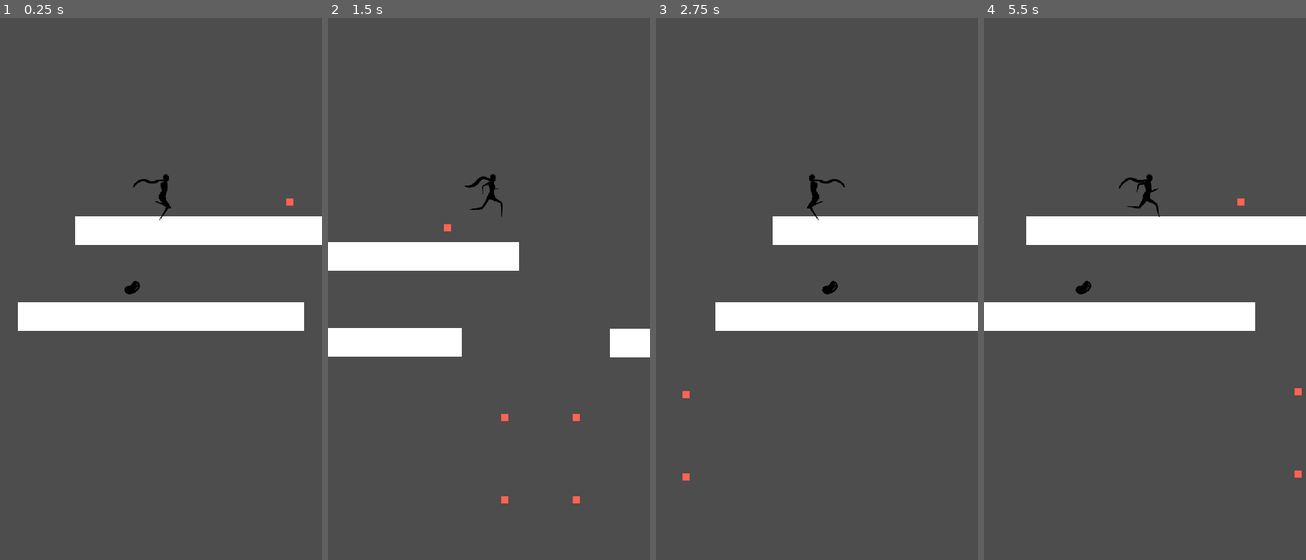
Above: before the commit, frames 1-4 (left to right).
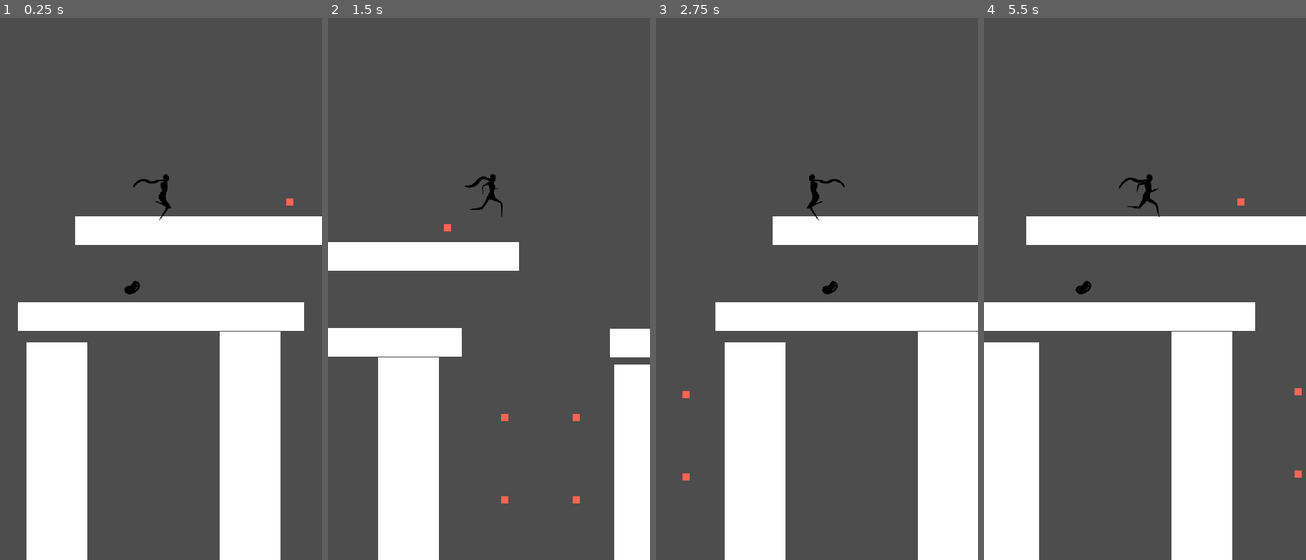
Above: after the commit, the same moments.

Repository: TylerPelaez/Sprouts
Game: Godot game, scene res://Levels/AirLevel1.tscn
The game is run twice, just before and just after one commit, with the same random seed, the same clock (stepped at 60 frames per second) and the same inputs.
Inputs:
- Up to frame 1 (0.25 s): no input
- Up to frame 2 (1.5 s): tap Enter at 0.5 s; hold E (Hit Switch) 0.53-1.28 s; hold D (Right) from 0.53 s (still down); tap Space (Jump) at 0.77 s; tap E (Hit Switch) at 1.35 s
- Up to frame 3 (2.75 s): tap Space (Jump) at 1.52 s; release D (Right) at 2.03 s; hold A (Left) from 2.03 s (still down); hold E (Hit Switch) from 2.03 s (still down)
- Up to frame 4 (5.5 s): release A (Left) at 2.78 s; release E (Hit Switch) at 2.78 s; hold D (Right) 2.78-4.28 s; tap E (Hit Switch) at 2.85, 4.35 s; tap Space (Jump) at 3.02, 3.77, 4.52 s; hold E (Hit Switch) 3.53-4.28 s; hold A (Left) 4.28-5.03 s; hold D (Right) from 5.03 s (still down); hold E (Hit Switch) from 5.03 s (still down)

The runs differ from the first frame. In frame 1, 16% of the frame differs, in the area x 8-88%, y 57-100%; in frame 2, 11%; in frame 3, 15%; in frame 4, 15%.

Commit message:
Update AirLevel1.tscn

Diff:
--- a/Levels/AirLevel1.tscn
+++ b/Levels/AirLevel1.tscn
@@ -160,6 +160,96 @@
 scale = Vector2(1, 0.937498)
 texture = ExtResource("2_ub2av")
 
+[node name="Sprite2D31" type="Sprite2D" parent="Environment/Ground/TestGround9"]
+position = Vector2(-3.2, 144)
+scale = Vector2(1, 0.937498)
+texture = ExtResource("2_ub2av")
+
+[node name="Sprite2D30" type="Sprite2D" parent="Environment/Ground/TestGround9"]
+position = Vector2(-16.8, 6680)
+scale = Vector2(1, 1.96875)
+texture = ExtResource("2_ub2av")
+
+[node name="Sprite2D19" type="Sprite2D" parent="Environment/Ground/TestGround9"]
+position = Vector2(212, -1168)
+scale = Vector2(0.2125, 44.125)
+texture = ExtResource("2_ub2av")
+
+[node name="Sprite2D20" type="Sprite2D" parent="Environment/Ground/TestGround9"]
+position = Vector2(111.2, -3856)
+scale = Vector2(0.2125, 44.125)
+texture = ExtResource("2_ub2av")
+
+[node name="Sprite2D21" type="Sprite2D" parent="Environment/Ground/TestGround9"]
+position = Vector2(59.2, -3174)
+scale = Vector2(0.2125, 42.1875)
+texture = ExtResource("2_ub2av")
+
+[node name="Sprite2D22" type="Sprite2D" parent="Environment/Ground/TestGround9"]
+position = Vector2(1.60004, -3144)
+scale = Vector2(0.2125, 42.1875)
+texture = ExtResource("2_ub2av")
+
+[node name="Sprite2D23" type="Sprite2D" parent="Environment/Ground/TestGround9"]
+position = Vector2(-45.6, -3160)
+scale = Vector2(0.2125, 42.1875)
+texture = ExtResource("2_ub2av")
+
+[node name="Sprite2D24" type="Sprite2D" parent="Environment/Ground/TestGround9"]
+position = Vector2(-98.4, -3176)
+scale = Vector2(0.2125, 42.1875)
+texture = ExtResource("2_ub2av")
+
+[node name="Sprite2D25" type="Sprite2D" parent="Environment/Ground/TestGround9"]
+position = Vector2(-141.6, -3152)
+scale = Vector2(0.2125, 42.1875)
+texture = ExtResource("2_ub2av")
+
+[node name="Sprite2D26" type="Sprite2D" parent="Environment/Ground/TestGround9"]
+position = Vector2(-188.8, -3144)
+scale = Vector2(0.2125, 42.1875)
+texture = ExtResource("2_ub2av")
+
+[node name="Sprite2D27" type="Sprite2D" parent="Environment/Ground/TestGround9"]
+position = Vector2(-253.6, -3760)
+scale = Vector2(0.2125, 42.1875)
+texture = ExtResource("2_ub2av")
+
+[node name="Sprite2D28" type="Sprite2D" parent="Environment/Ground/TestGround9"]
+position = Vector2(-218.4, -232)
+scale = Vector2(0.2125, 42.1875)
+texture = ExtResource("2_ub2av")
+
+[node name="Sprite2D29" type="Sprite2D" parent="Environment/Ground/TestGround9"]
+position = Vector2(112.8, 1376)
+scale = Vector2(0.2125, 42.1875)
+texture = ExtResource("2_ub2av")
+
+[node name="Sprite2D14" type="Sprite2D" parent="Environment/Ground/TestGround9"]
+position = Vector2(-95.6, 294.5)
+scale = Vector2(4.0375, 2.79687)
+texture = ExtResource("2_ub2av")
+
+[node name="Sprite2D15" type="Sprite2D" parent="Environment/Ground/TestGround9"]
+position = Vector2(234.4, 56)
+scale = Vector2(4.0375, 2.79687)
+texture = ExtResource("2_ub2av")
+
+[node name="Sprite2D16" type="Sprite2D" parent="Environment/Ground/TestGround9"]
+position = Vector2(194.4, -2016)
+scale = Vector2(4.0375, 2.79687)
+texture = ExtResource("2_ub2av")
+
+[node name="Sprite2D17" type="Sprite2D" parent="Environment/Ground/TestGround9"]
+position = Vector2(-261.6, -1664)
+scale = Vector2(4.0375, 2.79687)
+texture = ExtResource("2_ub2av")
+
+[node name="Sprite2D18" type="Sprite2D" parent="Environment/Ground/TestGround9"]
+position = Vector2(-261.6, -1664)
+scale = Vector2(4.0375, 2.79687)
+texture = ExtResource("2_ub2av")
+
 [node name="Sprite2D13" type="Sprite2D" parent="Environment/Ground/TestGround9"]
 position = Vector2(49.2, 4440)
 scale = Vector2(1.6375, 0.749992)
@@ -484,6 +574,9 @@
 [node name="KillArea13" parent="Environment/KillAreas" instance=ExtResource("4_br8gs")]
 position = Vector2(3184, 5112)
 
+[node name="KillArea15" parent="Environment/KillAreas" instance=ExtResource("4_br8gs")]
+position = Vector2(-104, 5312)
+
 [node name="KillArea14" parent="Environment/KillAreas" instance=ExtResource("4_br8gs")]
 position = Vector2(2240, 6336)
 rotation = 1.5708
